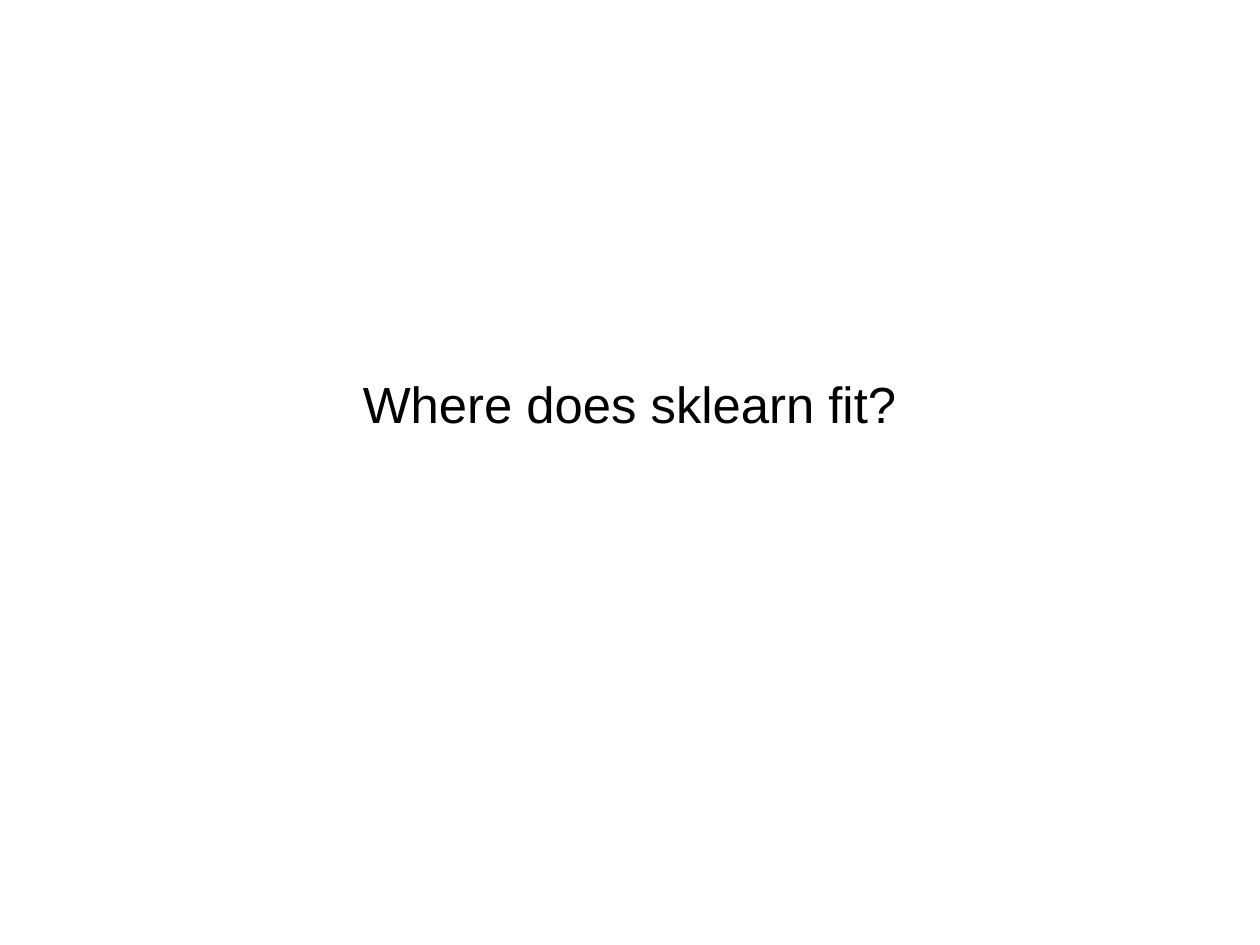
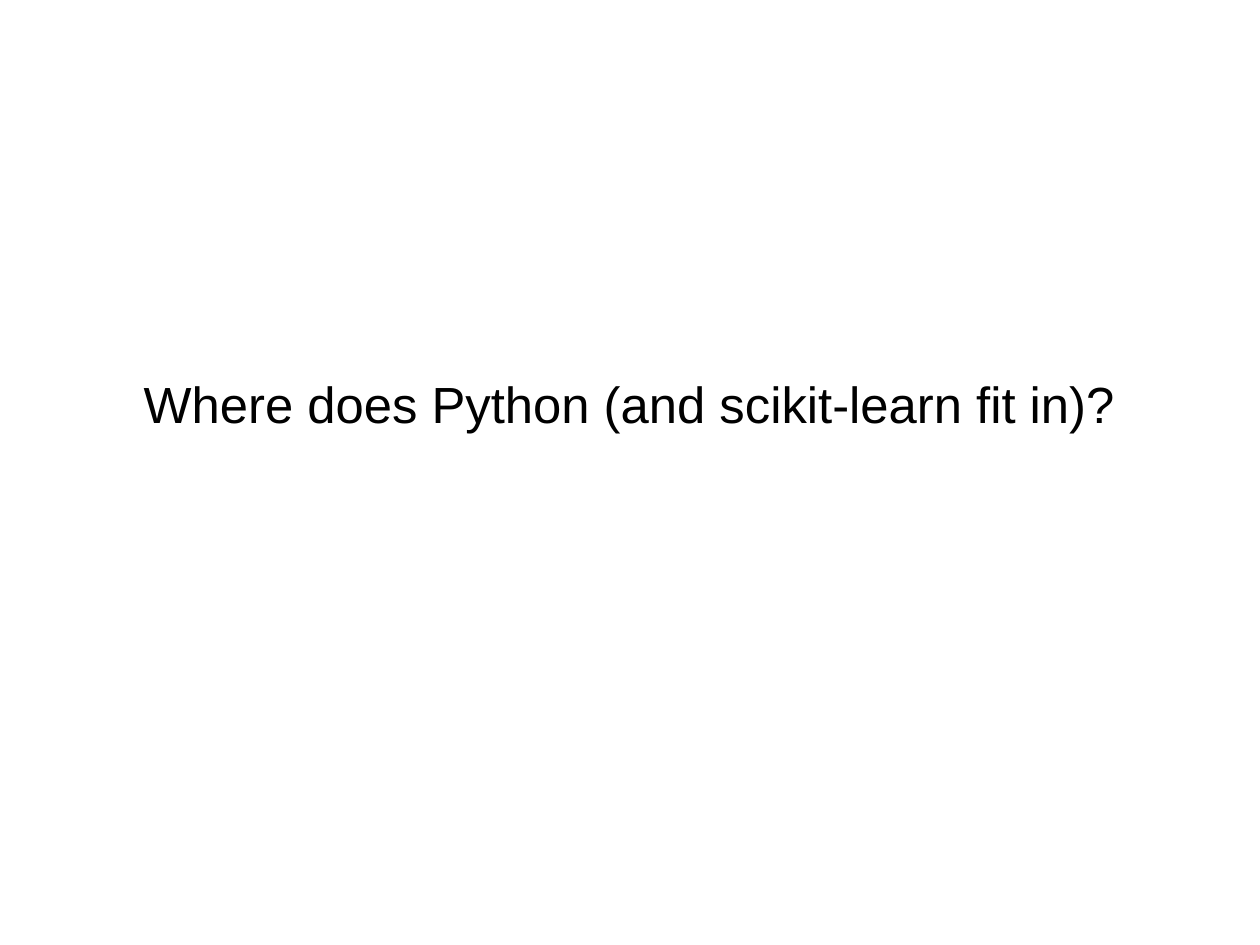
Before and after one commit to amueller/talks_odt, a slide deck: slide 40 of 2017/promises_and_perils_pyparis.odp (slide 34 before the commit). Drawn at 1260x945 pixels with LibreOffice and Linux fonts; fonts in the diff are those of the drawing. Boxes give left, top, right and bottom in pixels: in the first picture for what was removed or moved away, otherwise in the second. Text is boxed around its words. In the diff, an @@ line names an element or a change of style, - is before the commit and + after.

Commit message:
add more slides etc

```diff
--- a/2017/promises_and_perils_pyparis.odp
+++ b/2017/promises_and_perils_pyparis.odp
@@ subtitle at bbox=[144, 386, 1115, 434]: text changed @@
-Where does sklearn fit?
+Where does Python (and scikit-learn fit in)?
```
Also in this commit, not shown: 2 other slides changed, 15 slides added, 9 slides removed.
